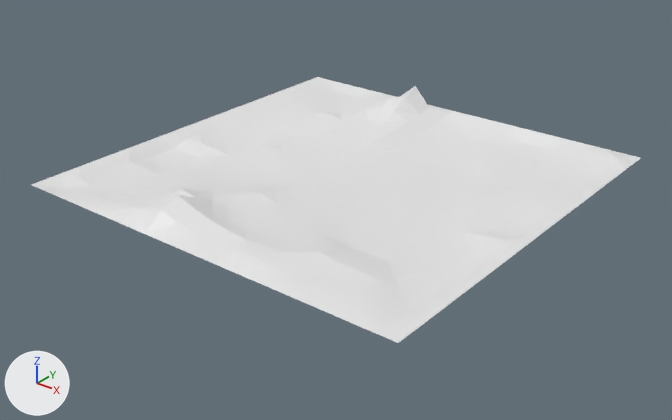
An edit to the FBX model demos/tanks/terrain.fbx, drawn before and after from the same camera.
Camera for both pictures: a 50 mm lens placed at (17.14, -10.54, 8.54), pointed at (5.11, 4.49, -0.78). Every picture has the same lights, and +X, +Y and +Z are marked at lower left. Where no turn or scale is listed for an object, it has been applied to the vertices.

Before the edit, the objects in view are built like this:
```python
mat_default_obj_001 = principled_material('Default OBJ.001')
mat_default_obj_001.base_color = (0.8, 0.8, 0.8)  # white #e7e7e7
me_terrain_001 = bpy.data.meshes.new('terrain.001')
me_terrain_001.from_pydata(...)  # 484 vertices, 882 faces; spans x -5.0..5.0, y -5.0..5.0, z 0.52..1.44
me_terrain_001.materials.append(mat_default_obj_001)  # white #e7e7e7
ob_terrain = bpy.data.objects.new('terrain', me_terrain_001)
ob_terrain.location = (5.0, 5.0, -0.81)
```
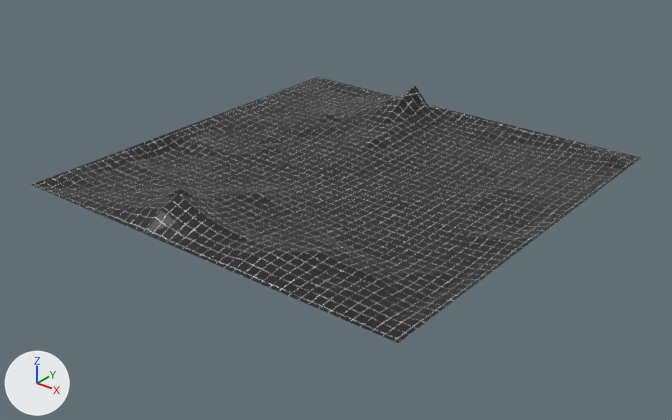
The change in detail:
Picture 'tile.png' (img_tile_png) is new.
In material 'Default OBJ.001' (mat_default_obj_001), base_color is no longer (0.8, 0.8, 0.8), white #e7e7e7.
In material 'Default OBJ.001' (mat_default_obj_001), texture is now set to img_tile_png.
me_terrain_001 has 484 vertices, 882 faces and spans x -5.0..5.0, y -5.0..5.0, z 0.52..1.44.
me_terrain_001 is used by ob_terrain; location (5.0, 5.0, -0.81).
me_terrain_001 part 1: texture (UV) coordinates of 882 of 882 faces, centred in x -4.84..4.84, y -4.84..4.84, z 0.53..1.25, changed; they spanned u 0.0..1.0, v 0.0..1.0 and now span u -21.41..22.41, v -21.41..22.41.

What differs and where, as boxes (x1, y1, x2, y2) in the pictures (672 x 420 px):
'terrain', surface changed (white to grey): (31, 77, 641, 343) in both
